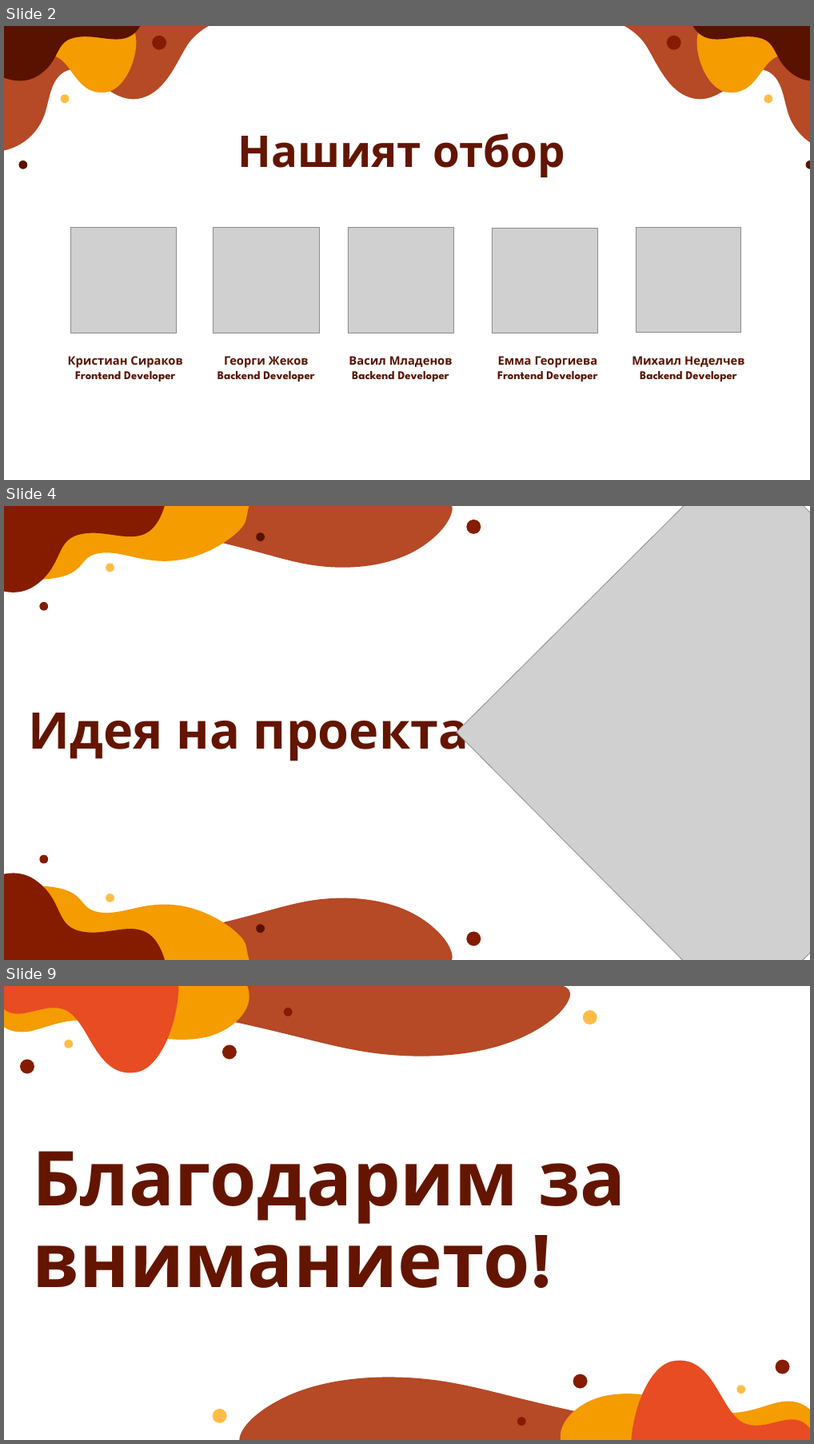
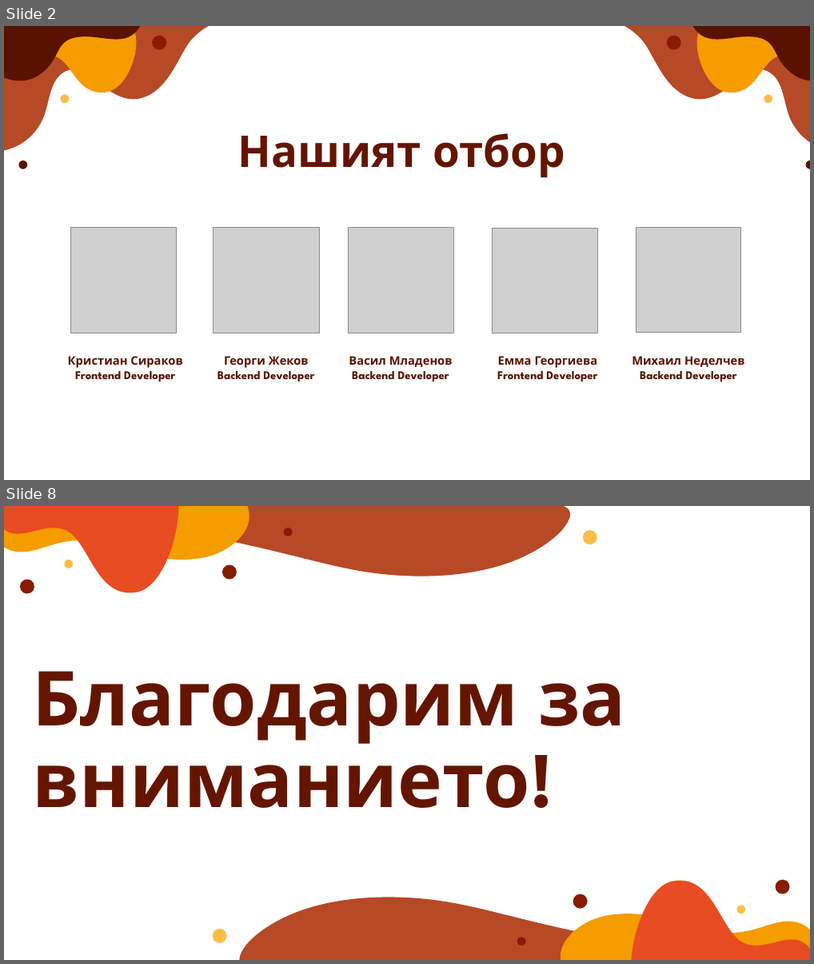
Before and after one commit to EGGeorgieva21/HOMELANDER, a slide deck: presentationpptx.pptx. Shown one above the other, each under a label of ours: slides 2, 4 and 9 before the commit, slides 2 and 8 after it; the slides between them are not shown. The pictures are 814x1444 and 814x964 pixels, drawn with LibreOffice and Linux fonts; fonts in the diff are those of the drawing; grey boxes stand for pictures. Boxes give left, top, right and bottom in pixels: in the first picture for what was removed or moved away, otherwise in the second. Text is boxed around its words. In the diff, an @@ line names an element or a change of style, - is before the commit and + after.

```diff
--- a/presentationpptx.pptx
+++ b/presentationpptx.pptx
@@ slide 4 removed at <box>4,506,810,960</box>, background #FFFFFF @@
@@ freeform shape removed at <box>4,506,165,592</box> @@
@@ freeform shape removed at <box>30,506,458,580</box> @@
@@ freeform shape removed at <box>40,506,251,580</box> @@
@@ picture removed at <box>457,506,810,960</box> @@
@@ ellipse removed at <box>466,520,482,534</box> @@
@@ ellipse removed at <box>256,532,265,541</box> @@
@@ ellipse removed at <box>106,563,114,572</box> @@
@@ ellipse removed at <box>40,601,48,610</box> @@
@@ title removed at <box>29,712,469,760</box> @@
-Идея на проекта
@@ ellipse removed at <box>40,855,48,863</box> @@
@@ freeform shape removed at <box>4,872,165,960</box> @@
@@ freeform shape removed at <box>30,886,458,960</box> @@
@@ freeform shape removed at <box>40,886,251,960</box> @@
@@ ellipse removed at <box>106,893,114,902</box> @@
@@ ellipse removed at <box>256,924,265,932</box> @@
@@ ellipse removed at <box>466,932,482,946</box> @@
@@ what was slide 9 is now slide 8 @@
```
Also in this commit, not shown: 2 slides changed, 3 slides added, 3 other slides removed, 5 other files.
